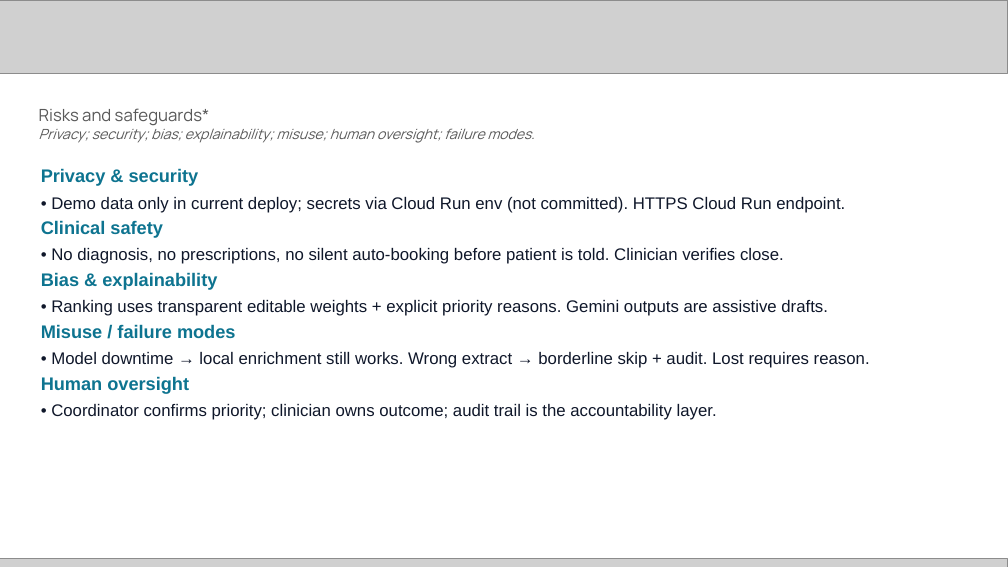
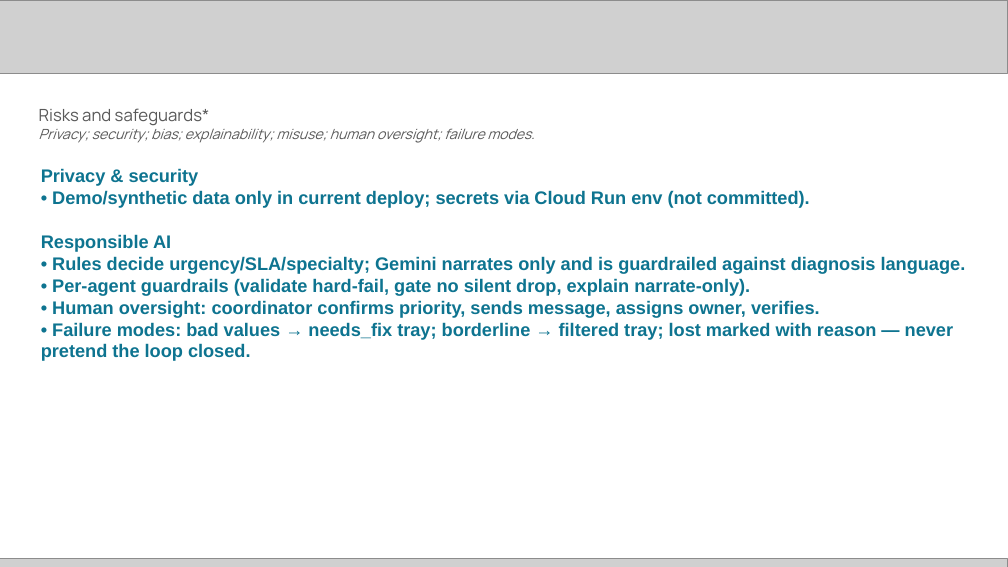
Before and after one commit to 11716807/itmam, a slide deck: slide 9 of docs/Itmam_Future_Health_Digital_Innovation_Challenge_Submission.pptx. Drawn at 1008x567 pixels with LibreOffice and Linux fonts; fonts in the diff are those of the drawing; grey boxes stand for pictures. Boxes give left, top, right and bottom in pixels: in the first picture for what was removed or moved away, otherwise in the second. Text is boxed around its words. In the diff, an @@ line names an element or a change of style, - is before the commit and + after.

```diff
--- a/docs/Itmam_Future_Health_Digital_Innovation_Challenge_Submission.pptx
+++ b/docs/Itmam_Future_Health_Digital_Innovation_Challenge_Submission.pptx
@@ text at [41, 168, 966, 361]: text changed; size 12 to 13 pt; text colour #0F172A to #0E7490; bold on @@
-Privacy & security
-• Demo data only in current deploy; secrets via Cloud Run env (not committed). HTTPS Cloud Run endpoint.
-Clinical safety
-• No diagnosis, no prescriptions, no silent auto-booking before patient is told. Clinician verifies close.
-Bias & explainability
-• Ranking uses transparent editable weights + explicit priority reasons. Gemini outputs are assistive drafts.
-Misuse / failure modes
-• Model downtime → local enrichment still works. Wrong extract → borderline skip + audit. Lost requires reason.
-Human oversight
-• Coordinator confirms priority; clinician owns outcome; audit trail is the accountability layer.
+Privacy & security
+• Demo/synthetic data only in current deploy; secrets via Cloud Run env (not committed).
+Responsible AI
+• Rules decide urgency/SLA/specialty; Gemini narrates only and is guardrailed against diagnosis language.
+• Per-agent guardrails (validate hard-fail, gate no silent drop, explain narrate-only).
+• Human oversight: coordinator confirms priority, sends message, assigns owner, verifies.
+• Failure modes: bad values → needs_fix tray; borderline → filtered tray; lost marked with reason — never pretend the loop closed.
```
Also in this commit, not shown: 9 other slides changed, 9 other files.
